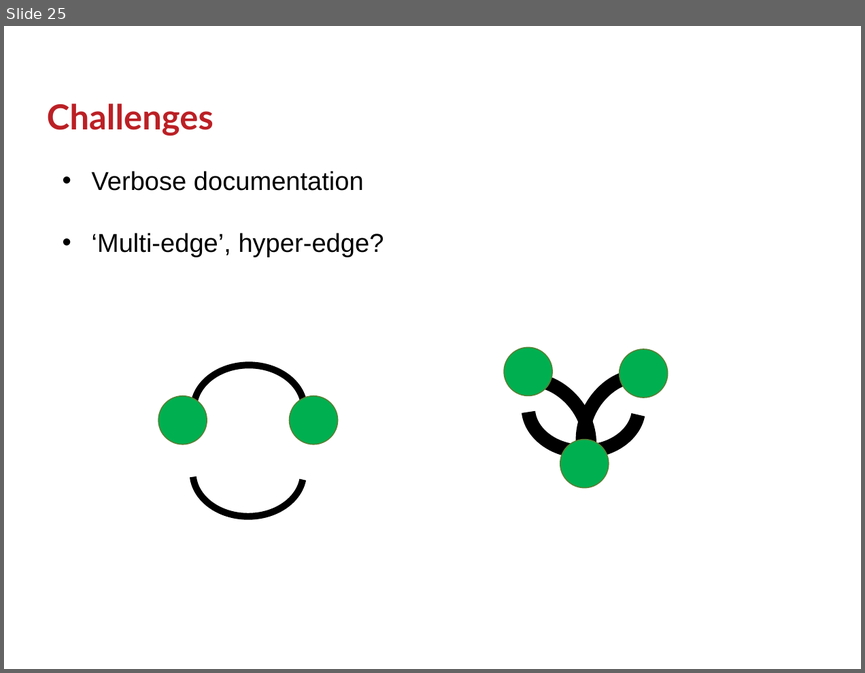
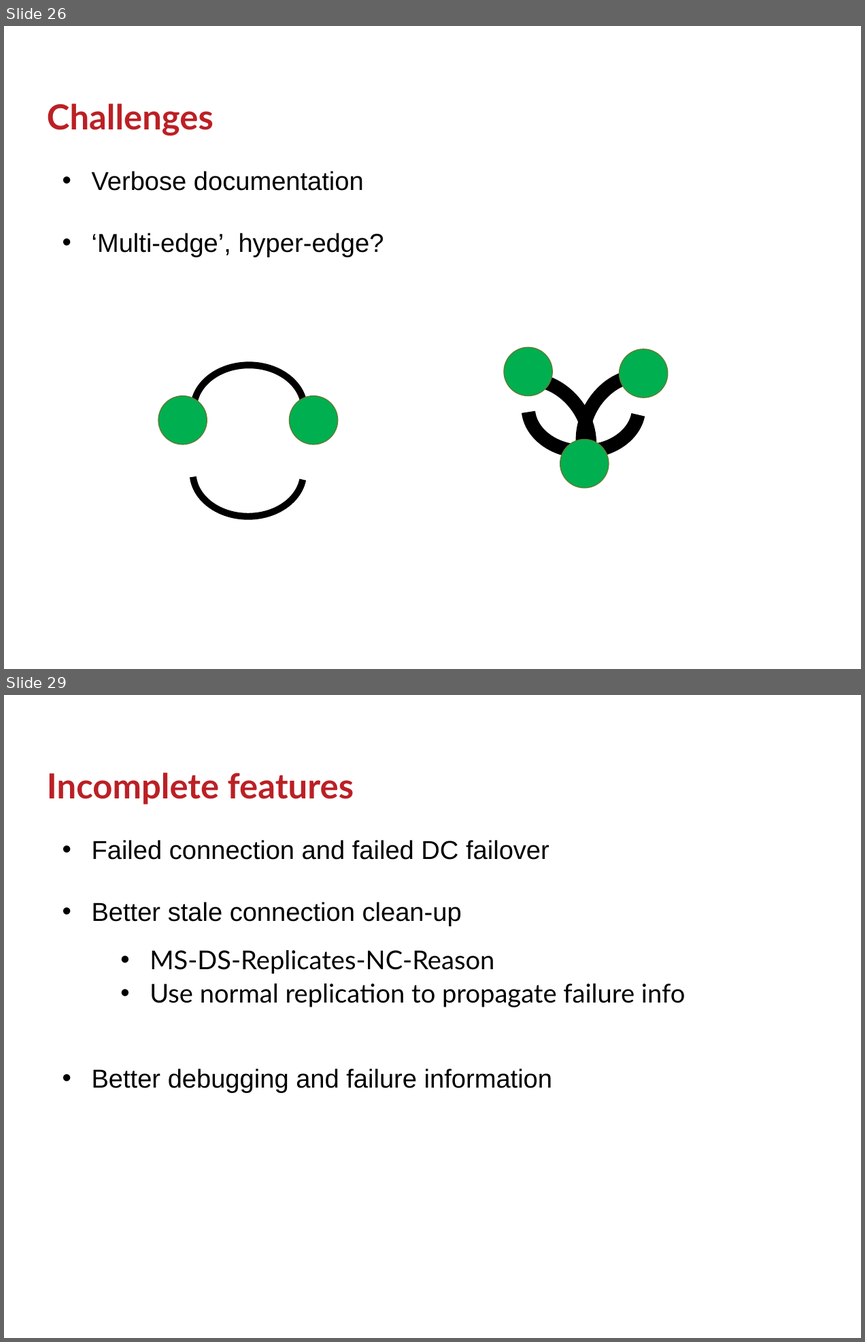
Before and after one commit to GSam/Slides, a slide deck: Samba KCC.pptx. Shown one above the other, each under a label of ours: slide 25 before the commit, slides 26 and 29 after it; the slides between them are not shown. The pictures are 865x673 and 865x1342 pixels, drawn with LibreOffice and Linux fonts; fonts in the diff are those of the drawing; background and template pictures are left out. Boxes give left, top, right and bottom in pixels: in the first picture for what was removed or moved away, otherwise in the second. Text is boxed around its words. In the diff, an @@ line names an element or a change of style, - is before the commit and + after.

```diff
--- a/Samba KCC.pptx
+++ b/Samba KCC.pptx
@@ slide 29 added at (4,695,861,1338), background #FFFFFF @@
@@ title added at (47,773,354,804), 32 pt, text #BB2025, bold @@
+Incomplete features
@@ text added at (92,840,685,1093), 24 pt, text #000000 @@
+• Failed connection and failed DC failover
+• Better stale connection clean-up
+  • MS-DS-Replicates-NC-Reason
+  • Use normal replication to propagate failure info
+• Better debugging and failure information
@@ what was slide 25 is now slide 26 @@
```
Also in this commit, not shown: 4 slides changed, 3 other slides added, 2 slides removed, 1 other file.
